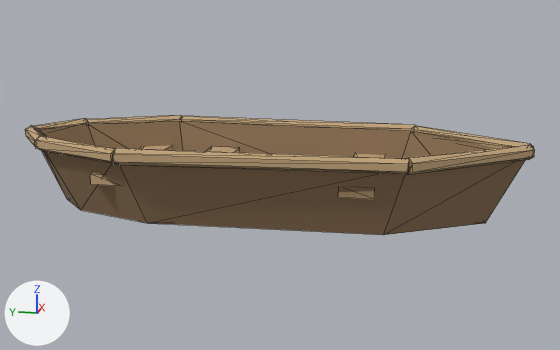
Renders of the glTF model public/assets/models/boat.glb from each side of a commit.
Rendered twice from a 50 mm camera at (-5.79, -1.3, 1.85) aimed at (0.01, -0.14, 0.4). Lighting does not change. The marker at lower left points along +X, +Y and +Z. The older version comes first. Mesh edges are drawn as thin lines. Vertices at exactly the same position are counted once.

The scene before the commit, as lines of its bpy script (objects in view):
```python
me_boat_hull_001 = bpy.data.meshes.new('boat_hull.001')
me_boat_hull_001.from_pydata(...)  # 152 vertices, 256 faces; spans x -0.78..0.78, y -2.03..1.98, z 0.1..0.72
me_boat_hull_001.materials.append(mat_way_vertex_palette)
ob_boat_001 = bpy.data.objects.new('boat.001', me_boat_hull_001)
ob_boat_001.location = (0.0, 0.0, 0.0)
```
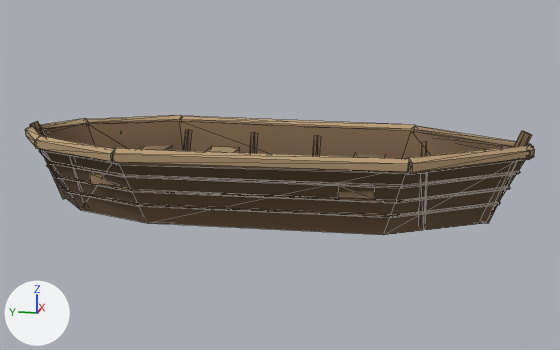
What differs and where, as boxes [x1, y1, x2, y2] in the pictures (560 x 350 px):
part 1 of me_boat_hull_001, added: after [480, 131, 532, 224]
part 2 of me_boat_hull_001, added: after [30, 121, 67, 199]
part 3 of me_boat_hull_001, added: after [39, 129, 531, 230]
part 4 of me_boat_hull_001, recoloured: [25, 115, 535, 235] in both

The change, as a diff of the scene's bpy script:
```diff
--- a/public/assets/models/boat.glb.py
+++ b/public/assets/models/boat.glb.py
@@ me_boat_hull_001 @@
 # used by ob_boat_001; location = (0.0, 0.0, 0.0)
-me_boat_hull_001.from_pydata(...)  # 152 vertices, 256 faces; spans x -0.78..0.78, y -2.03..1.98, z 0.1..0.72
+me_boat_hull_001.from_pydata(...)  # 532 vertices, 848 faces; spans x -0.78..0.78, y -2.03..1.98, z 0.1..0.81
+# me_boat_hull_001 part 1: the loose piece of 12 vertices spanning x -0.04..0.68, y -2.03..-1.12, z 0.6..0.72 is copied, and the copy is multiplied about its middle by the matrix ((-0.55, 0.414, 0.0), (-0.153, -0.203, 0.64), (0.385, 0.512, 0.254)), then moved by (-0.32, -0.26, -0.2); it spans x -0.04..0.04, y -2.01..-1.65, z 0.1..0.81
+# me_boat_hull_001 part 2: the loose piece of 12 vertices spanning x -0.77..-0.35, y 0.88..1.67, z 0.6..0.72 is copied, and the copy is multiplied about its middle by the matrix ((-0.751, 0.33, 0.0), (-0.128, -0.29, -0.756), (-0.305, -0.692, 0.317)), then moved by (0.56, 0.51, -0.23); it spans x -0.04..0.04, y 1.61..1.96, z 0.1..0.76
+# me_boat_hull_001 part 3: 356 vertices added at x -0.69..0.69, y -2.0..1.89, z 0.1..0.69
+# me_boat_hull_001 part 4: 256 kept faces spanning x -0.78..0.78, y -2.03..1.98, z 0.1..0.72 get new vertex colours; the middle colour goes from brown #bfa279 to brown #867153
 me_boat_hull_001.materials.append(mat_way_vertex_palette)
```
